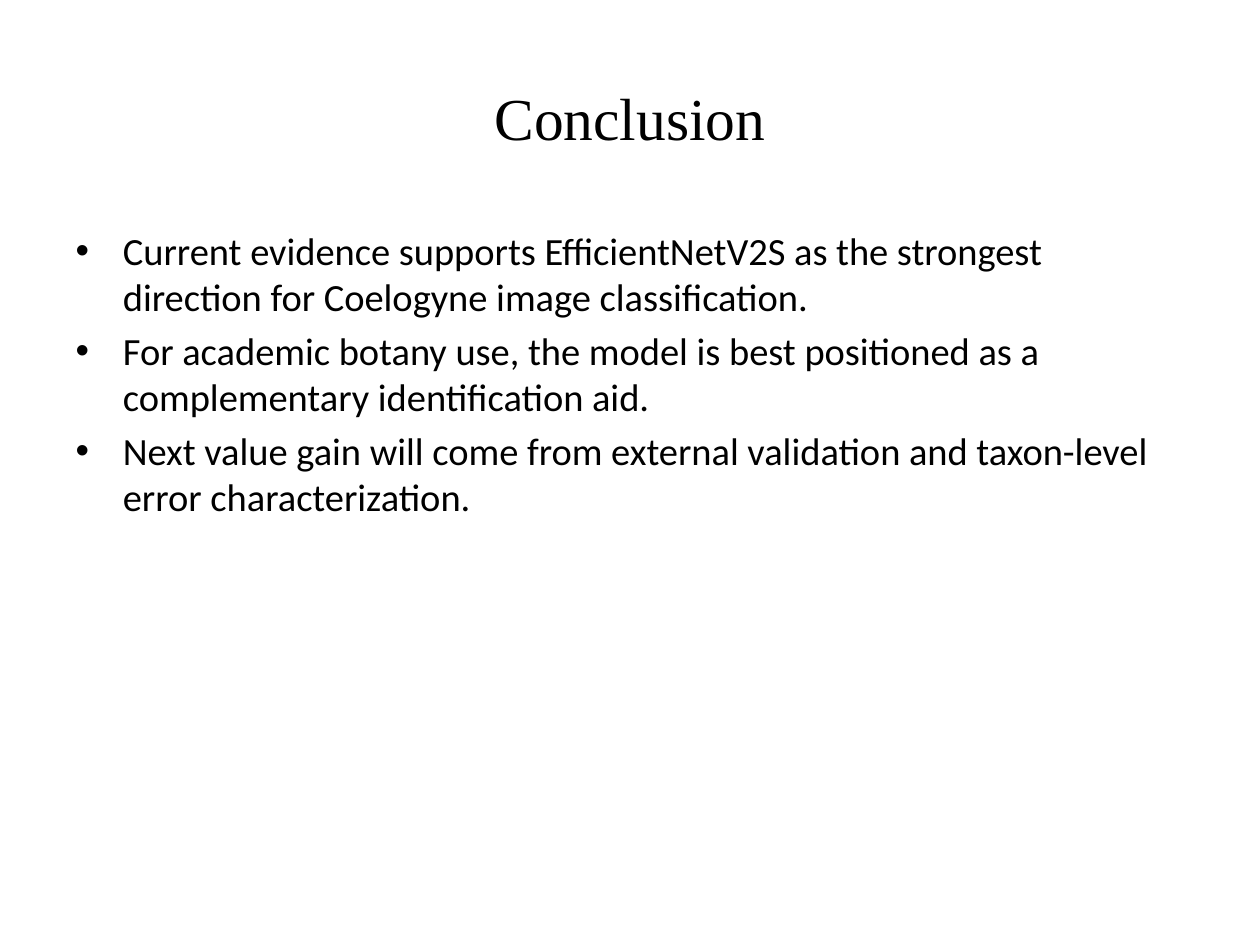
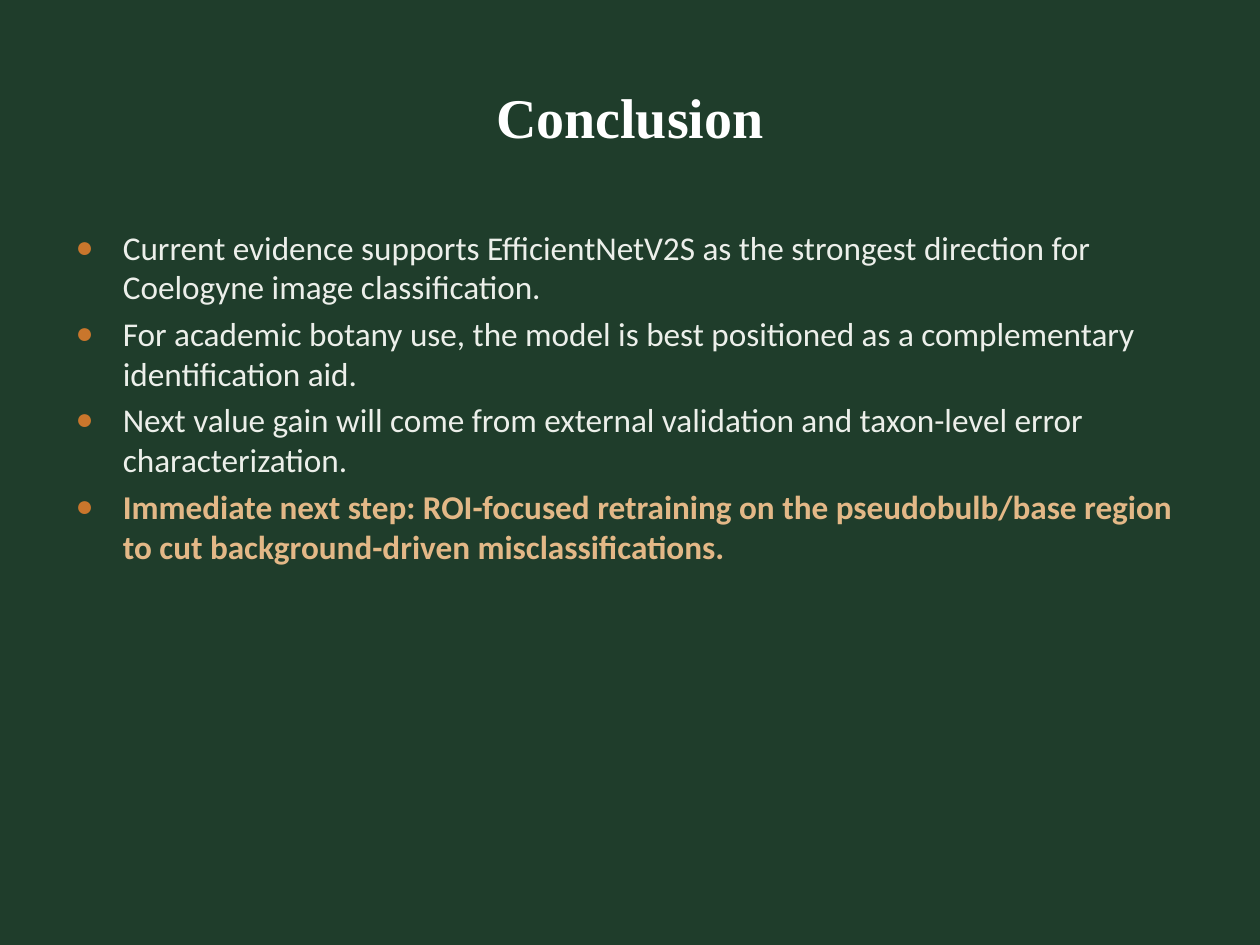
Before and after one commit to IritaSee/anggrek, a slide deck: slide 17 of docs/coelogyne_results_botany_academic.pptx (slide 15 before the commit). Drawn at 1260x945 pixels with LibreOffice and Linux fonts; fonts in the diff are those of the drawing. Boxes give left, top, right and bottom in pixels: in the first picture for what was removed or moved away, otherwise in the second. Text is boxed around its words. In the diff, an @@ line names an element or a change of style, - is before the commit and + after.

Commit message:
update result and design

```diff
--- a/docs/coelogyne_results_botany_academic.pptx
+++ b/docs/coelogyne_results_botany_academic.pptx
@@ background #FFFFFF to #1F3D2B @@
@@ title "Conclusion" at (x1=496, y1=99, x2=763, y2=139): size 34 to 32 pt, text colour #000000 to #FFFFFF, bold on @@
@@ text at (x1=123, y1=237, x2=1134, y2=473): size 22 to 19 pt, text colour #000000 to #ECEFEA in "Current evidence supports EfficientNetV2S as the strongest ...", "For academic botany use, the model is ...", "Next value gain will come from external ..."; bullet • to ● @@
@@ text at (x1=123, y1=495, x2=1172, y2=565): paragraph added @@
+● Immediate next step: ROI-focused retraining on the pseudobulb/base region to cut background-driven misclassifications.
```
Also in this commit, not shown: 13 other slides changed, 3 slides added, 1 slide removed.
